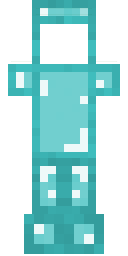
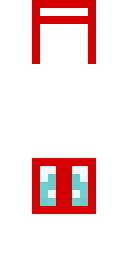
Two versions of the same layered image (128×256). Layer-by-layer changes:
added layer "Leggings Red Outline" above "Leggings Blue Outline" over bbox(32, 158, 96, 214)
added layer "Leggings Blue Outline" above "Leggings Green Outline" over bbox(32, 158, 96, 214)
added layer "Leggings Green Outline" above "Leggings Orange Outline" over bbox(32, 158, 96, 214)
added layer "Leggings Orange Outline" above "Diamond Leggings" over bbox(32, 158, 96, 214)
renamed "Pasted Layer #1" to "Diamond Boots", hid it over bbox(24, 14, 104, 254)
renamed "Pasted Layer" to "Dimaond Chest plate", hid it over bbox(8, 64, 120, 160)
added layer "Helmet Red Outline" above "Helmet Blue Outline" over bbox(32, 0, 96, 64)
renamed "3d_armor_helmet_diamond_preview.png" to "Diamond Helmet", hid it over bbox(11, 0, 117, 64)
